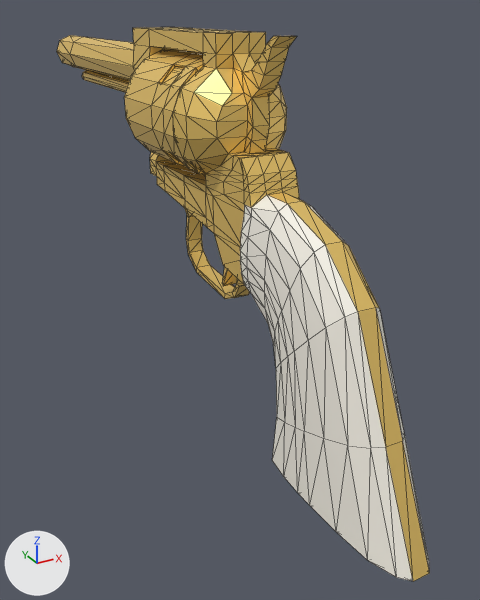
What one commit did to the glTF model game/art/props/golden_revolver.glb.
Rendered twice from a 50 mm camera at (-0.168, -0.377, 0.115) aimed at (0.019, -0.038, -0.055). Arrows for +X, +Y and +Z are at lower left; the lights stay in place. The picture after the commit comes second. Mesh edges are drawn as thin lines.

Objects in the first picture: 'Body', 'Drum'.
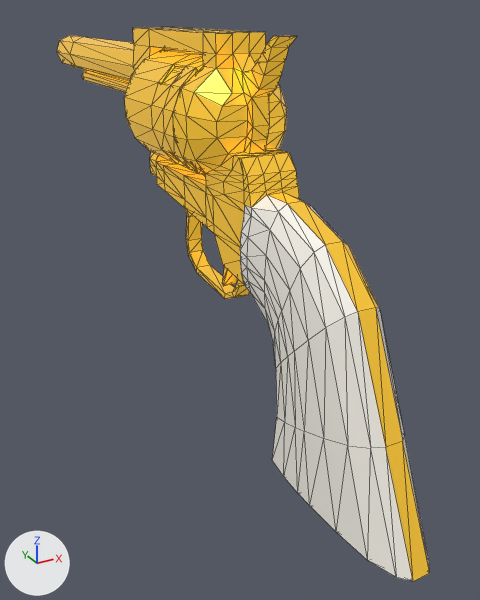
Changed parts and their boxes (x1, y1, x2, y2) in the pictures (480 x 600 px):
```json
{"object": "Body", "change": "recoloured, surface changed", "before": [57, 27, 430, 581], "after": [57, 27, 430, 581]}
{"object": "Drum", "change": "recoloured, surface changed", "before": [124, 49, 206, 176], "after": [124, 49, 206, 176]}
```

Scene script edits in JSON lines:
```json
{"op": "set", "path": "mat_golden_revolver_gunmetal.base_color", "old": "(1.0, 0.69, 0.188)", "new": "(1.0, 0.588, 0.0471)", "note": "yellow #ffd878 -> yellow #ffca3d"}
{"op": "set", "path": "mat_golden_revolver_gunmetal.metallic", "old": "0.55", "new": "0.75"}
{"op": "set", "path": "mat_golden_revolver_gunmetal.roughness", "old": "0.4", "new": "0.3"}
{"op": "add", "block": "mat_golden_revolver_gunmetal", "code": "mat_golden_revolver_gunmetal.emission_strength = 1.0"}
{"op": "add", "block": "mat_golden_revolver_gunmetal", "code": "mat_golden_revolver_gunmetal.emission_color = (0.35, 0.206, 0.0165)  # yellow #a07d23"}
```
